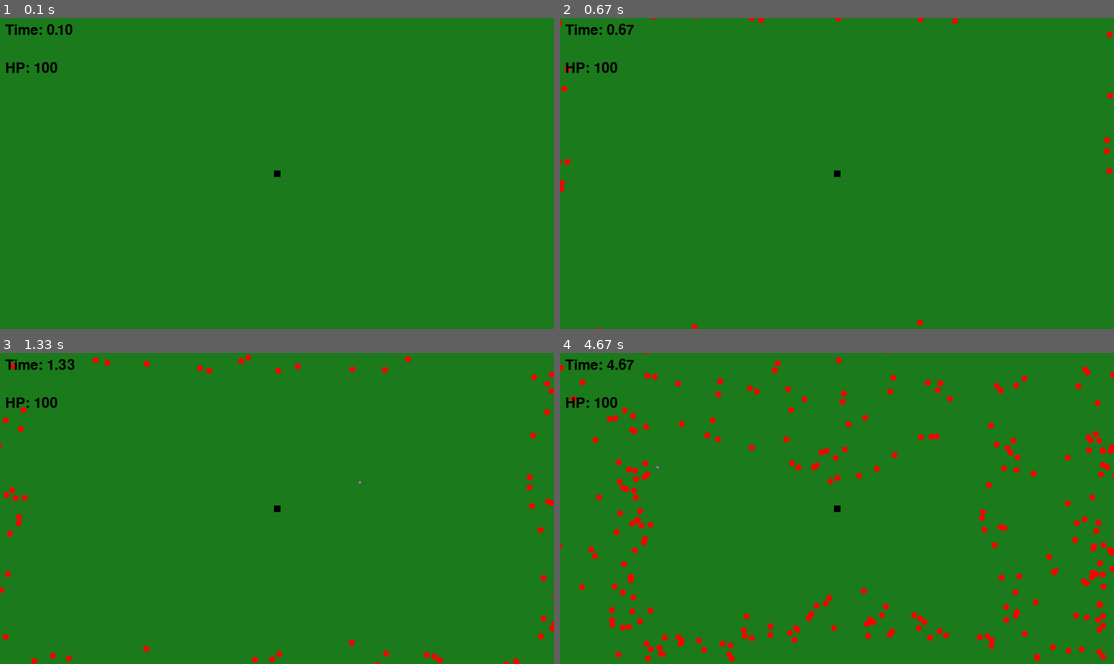
Above: before the commit, frames 1-4 (two rows, left to right).
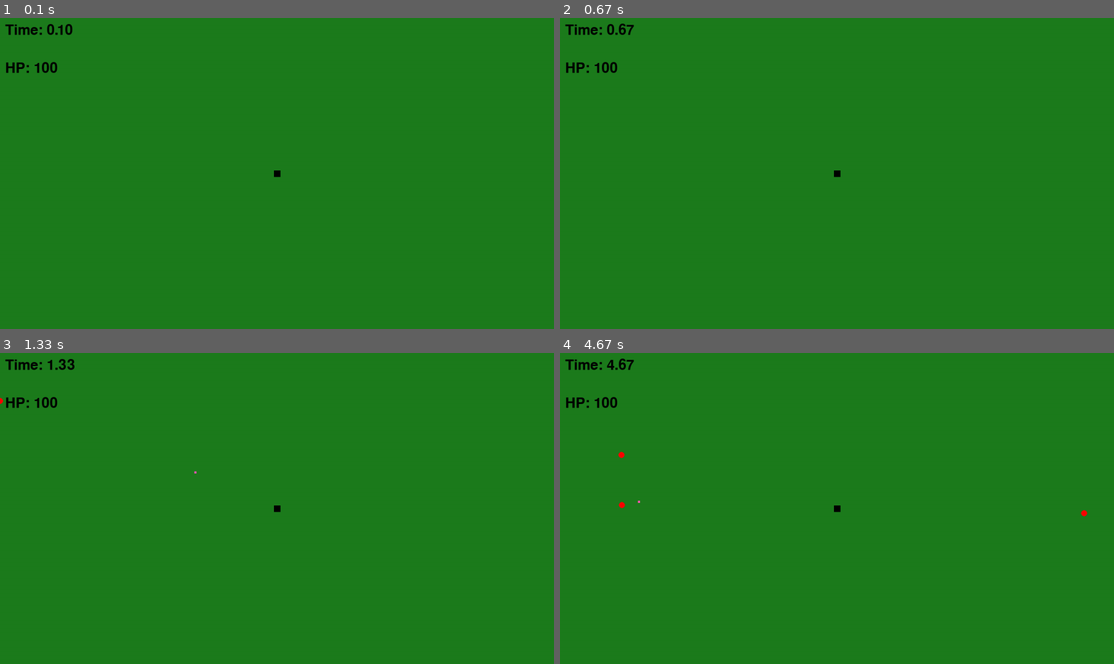
Above: after the commit, the same moments.

Repository: JairusCollantes/square-pygame
Game: pygame game, started from game.py
Two runs of this game, one before a commit and one after it. Both use one fixed random seed, a clock stepped at 60 frames per second and the inputs below.
Inputs:
- Up to frame 1 (0.1 s): no input
- Up to frame 2 (0.67 s): no input
- Up to frame 3 (1.33 s): no input
- Up to frame 4 (4.67 s): hold D 1.33-1.8 s; hold W 1.83-2.13 s; hold D 2.17-2.63 s; hold A 2.67-3.2 s; hold S 3.23-3.53 s; hold A 3.57-3.97 s; hold W 4-4.37 s; hold D from 4.4 s (still down)

Frame 1 is identical in both runs. In frame 2, 0.3% of the frame differs, in the area x 0-100%, y 0-100%; in frame 3, 1.1%; in frame 4, 4.3%.

Commit message:
ey ey ey enemy target and bullet collision ey ey

Diff:
--- a/game.py
+++ b/game.py
@@ -32,25 +32,35 @@
 class Attack:
     def __init__(self,x,y):
         self.side = 5
-        self.t = 60
-        self.square = pygame.Rect(x,y,self.side,self.side)
-        angle = random.randint(0,360)
-        self.x = math.cos(angle) * 10
-        self.y = math.sin(angle) * 10
+        self.t = 120
+        self.rect = pygame.Rect(x - self.side//2, y - self.side//2,
+                               self.side, self.side)
+
+        if c:
+            target = random.choice(c)
+            dx = target.x - x
+            dy = target.y - y
+            dist = max(0.1, math.sqrt(dx*dx + dy*dy))
+            self.x = (dx / dist) * 10
+            self.y = (dy / dist) * 10
+        else:
+            angle = random.uniform(0, 2 * math.pi)
+            self.x = math.cos(angle) * 10
+            self.y = math.sin(angle) * 10
     def update(self):
         self.t -= 1
         if self.t > 0:
-            self.square.x += self.x
-            self.square.y += self.y
+            self.rect.x += self.x
+            self.rect.y += self.y
             if keys[pygame.K_w]:
-                self.square.y += speed
+                self.rect.y += speed
             if keys[pygame.K_s]:
-                self.square.y -= speed
+                self.rect.y -= speed
             if keys[pygame.K_a]:
-                self.square.x += speed
+                self.rect.x += speed
             if keys[pygame.K_d]:
-                self.square.x -= speed
-            pygame.draw.rect(screen,pink,self.square,0)
+                self.rect.x -= speed
+            pygame.draw.rect(screen,pink,self.rect,0)
 
 class Enemy:
     def __init__(self):
@@ -111,6 +121,22 @@
             c.remove(m)
             if p.hp <= 0:
                 game = False
+    for weapon in b[:]:
+        for enemy in c[:]:
+            # Find closest point on weapon square to enemy circle
+            closest_x = max(weapon.rect.left, min(enemy.x, weapon.rect.right))
+            closest_y = max(weapon.rect.top, min(enemy.y, weapon.rect.bottom))
+
+            distance_x = enemy.x - closest_x
+            distance_y = enemy.y - closest_y
+            distance = math.sqrt(distance_x * distance_x + distance_y * distance_y)
+
+            # If weapon hits enemy, remove both and spawn XP gems
+            if distance < enemy.radius:
+                c.remove(enemy)
+                if weapon in b:
+                    b.remove(weapon)
+                break  # Stop checking this weapon against other enemies
 
 def ui():
     font = pygame.font.SysFont(None, 48)
@@ -137,7 +163,7 @@
         screen.fill(green)
         keys = pygame.key.get_pressed()
         t += 1
-        if t % 1 == 0:
+        if t % 60 == 0:
             spawn()
         if t % 60==0:
             spawnB()
Not shown, changed: README.md
